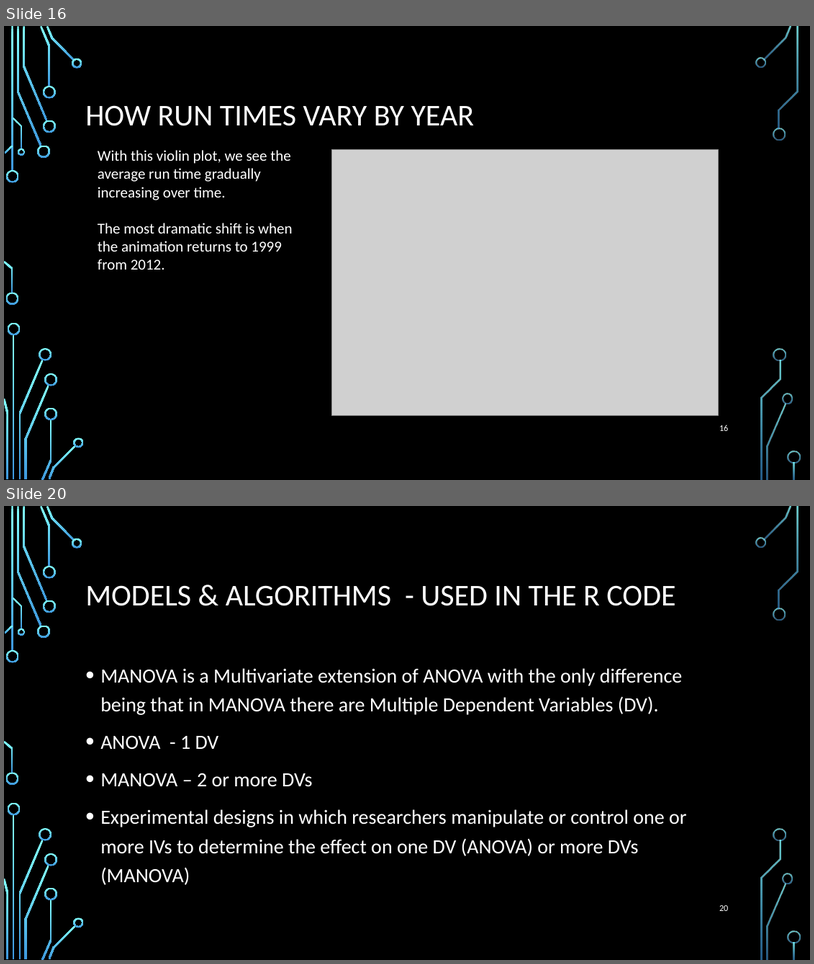
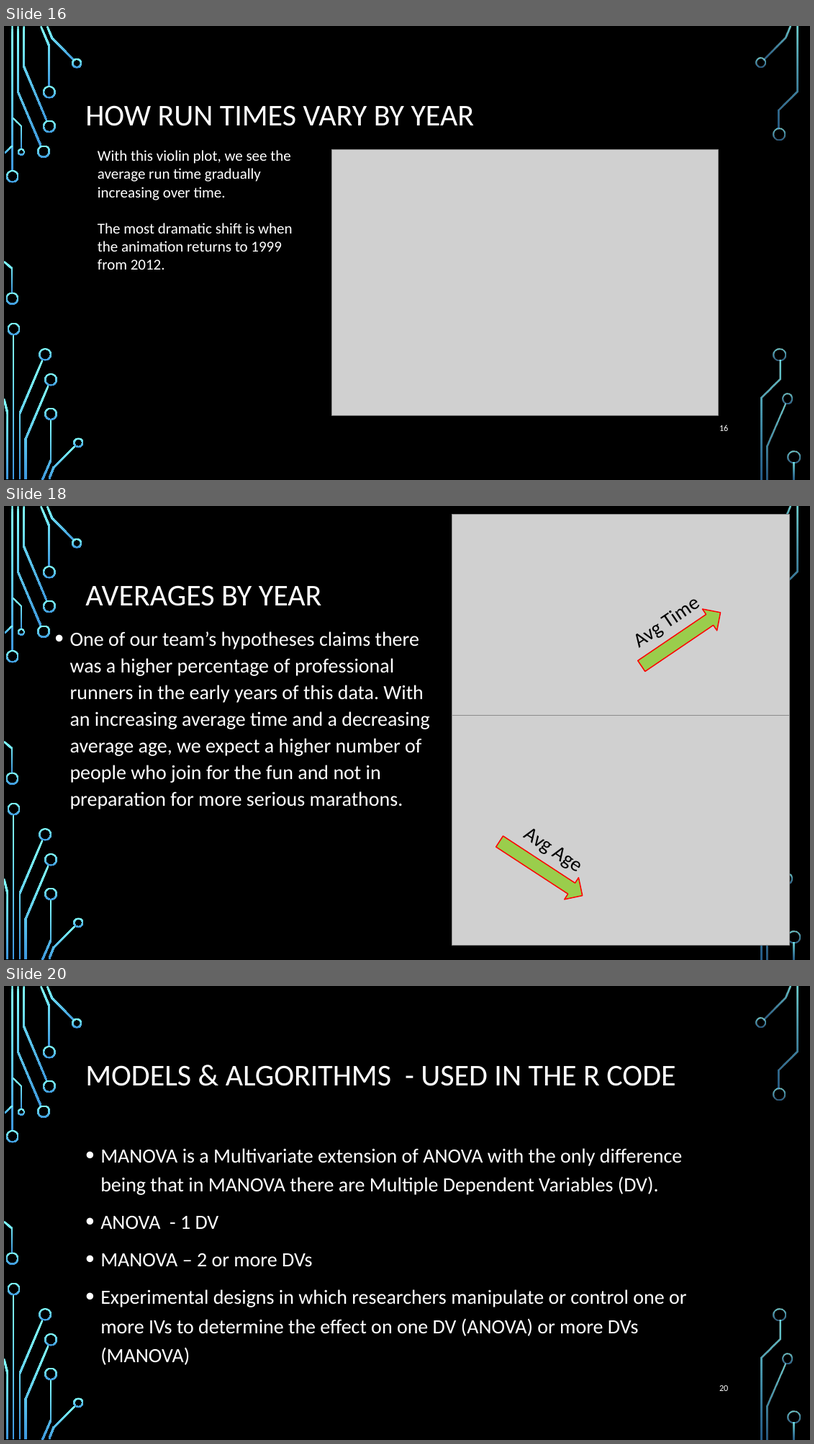
Before and after one commit to elkinst65/QTW_08, a slide deck: infographic.pptx. Shown one above the other, each under a label of ours: slides 16 and 20 before the commit, slides 16, 18 and 20 after it; the slides between them are not shown. The pictures are 814x964 and 814x1444 pixels, drawn with LibreOffice and Linux fonts; fonts in the diff are those of the drawing; grey boxes stand for pictures; background and template pictures are left out. Boxes give left, top, right and bottom in pixels: in the first picture for what was removed or moved away, otherwise in the second. Text is boxed around its words. In the diff, an @@ line names an element or a change of style, - is before the commit and + after.

Commit message:
More progress. Need to continue to work on slides around stddev year v. age. Conisdering altering

```diff
--- a/infographic.pptx
+++ b/infographic.pptx
@@ slide 18 added at (4,506,810,960), background picture (left out); not listed: 33 template elements that a slide beside it also shows @@
@@ picture added at (453,514,790,716) @@
@@ title added at (85,585,322,606), 36 pt, text #FFFFFF @@
+AVERAGES BY YEAR
@@ text added at (621,583,712,658), 24 pt, text #000000 @@
+Avg Time
@@ up arrow added at (635,602,728,677), fill #9ACD4C, outline #FF0000 1.25 pt @@
@@ text added at (70,631,430,809), 24 pt, text #FFFFFF @@
+• One of our team’s hypotheses claims there was a higher percentage of professional runners in the early years of this data. With an increasing average time and a decreasing average age, we expect a higher number of people who join for the fun and not in preparation for more serious marathons.
@@ picture added at (453,716,790,945) @@
@@ text added at (509,811,599,884), 24 pt, text #000000 @@
+Avg Age
@@ up arrow added at (493,831,590,906), fill #9ACD4C, outline #FF0000 1.25 pt @@
```
Also in this commit, not shown: 2 slides changed, 1 slide removed.
